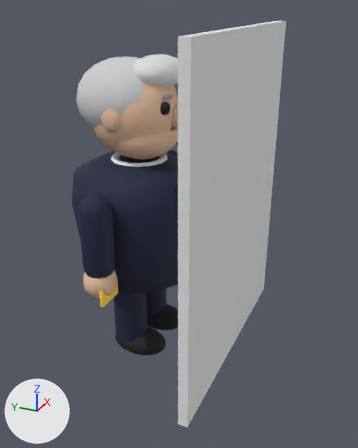
One commit to the glTF model client/public/models/epstein.glb: the scene before it, then after it.
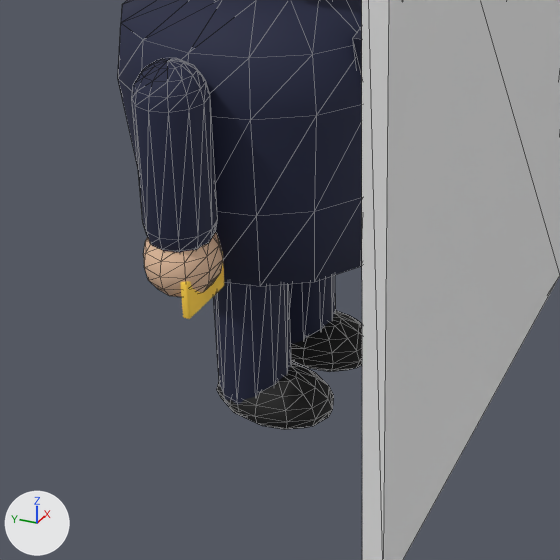
There are two pictures of each version: one whole from a 50 mm camera at (-2.366, -1.329, 2.023) aimed at (0.01, -0.26, 0.835), one close up on the part from 6% to 74% of the width and 38% to 92% of the height. The axes (+X, +Y, +Z) are drawn at lower left. The lights are the same throughout. The older version's two pictures come first. The close-ups show mesh edges as thin lines.

The first close-up shows 'arm_L_c1c2240', 'arm_L_ce8c0a0', 'arm_L_cffd24a', 'leg_L_c151515', 'leg_L_c1c2240', 'leg_R_c151515', 'leg_R_c1c2240', 'sheet', 'spine_c1c2240' and 1 more.
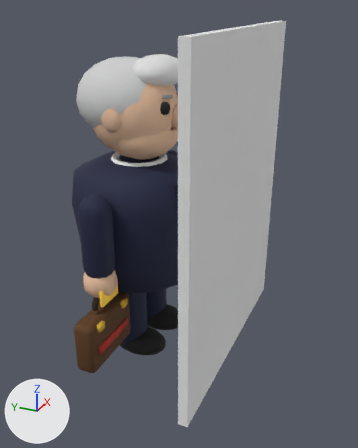
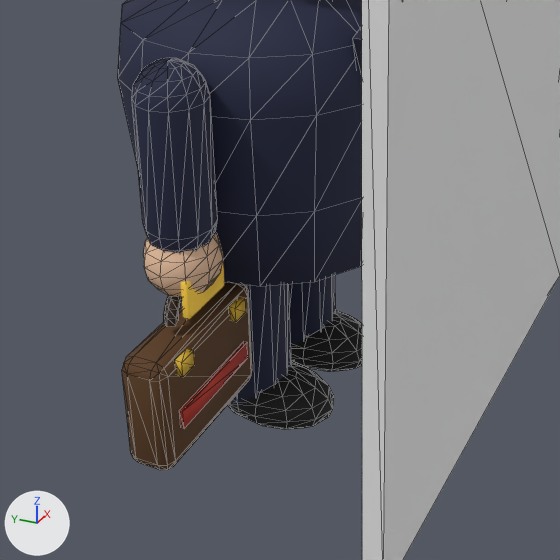
Pixel boxes (x1, y1, x2, y2) of what changed, in the close-ups (560 x 560 px):
```json
{"object": "prop_case_c5a3a1a", "change": "added", "after": [122, 282, 252, 470], "on screen": "brown"}
{"object": "prop_case_cc0392b", "change": "added", "after": [179, 341, 248, 428], "on screen": "red"}
{"object": "prop_case_cd4af37.001", "change": "added", "after": [174, 296, 246, 377]}
{"object": "prop_case_c2a1a0a", "change": "added", "after": [163, 295, 182, 327]}
```

Scene script edits in JSON lines:
```json
{"op": "add", "block": "mat_cd4af37_001", "code": ["mat_cd4af37_001 = principled_material('cd4af37.001')", "mat_cd4af37_001.base_color = (0.658, 0.429, 0.0382)  # yellow #d4af37", "mat_cd4af37_001.roughness = 0.8", "mat_cd4af37_001.emission_color = (0.0331, 0.016, 0.0)  # brown #332200", "mat_cd4af37_001.emission_strength = 1.0"]}
{"op": "add", "block": "mat_cc0392b", "code": ["mat_cc0392b = principled_material('cc0392b')", "mat_cc0392b.base_color = (0.527, 0.0409, 0.0242)  # red #c0392b", "mat_cc0392b.roughness = 0.8"]}
{"op": "add", "block": "mat_c5a3a1a", "code": ["mat_c5a3a1a = principled_material('c5a3a1a')", "mat_c5a3a1a.base_color = (0.102, 0.0423, 0.0103)  # brown #5a3a1a", "mat_c5a3a1a.roughness = 0.8"]}
{"op": "add", "block": "mat_c2a1a0a", "code": ["mat_c2a1a0a = principled_material('c2a1a0a')", "mat_c2a1a0a.base_color = (0.0232, 0.0103, 0.00304)  # black #2a1a0a", "mat_c2a1a0a.roughness = 0.8"]}
{"op": "add", "block": "me_prop_case_cd4af37_001", "code": ["me_prop_case_cd4af37_001 = bpy.data.meshes.new('prop_case_cd4af37.001')", "me_prop_case_cd4af37_001.from_pydata(...)  # a box spanning x -0.585..-0.535, y -0.075..-0.055, z 0.42..0.46; a box spanning x -0.345..-0.295, y -0.075..-0.055, z 0.42..0.46", "me_prop_case_cd4af37_001.materials.append(mat_cd4af37_001)  # yellow #d4af37"]}
{"op": "add", "block": "me_prop_case_cc0392b", "code": ["me_prop_case_cc0392b = bpy.data.meshes.new('prop_case_cc0392b')", "me_prop_case_cc0392b.from_pydata(...)  # a box spanning x -0.59..-0.29, y -0.07..-0.06, z 0.275..0.325", "me_prop_case_cc0392b.materials.append(mat_cc0392b)  # red #c0392b"]}
{"op": "add", "block": "me_prop_case_c5a3a1a", "code": ["me_prop_case_c5a3a1a = bpy.data.meshes.new('prop_case_c5a3a1a')", "me_prop_case_c5a3a1a.from_pydata(...)  # 56 vertices, 108 faces; spans x -0.65..-0.23, y -0.06..0.06, z 0.17..0.47", "me_prop_case_c5a3a1a.materials.append(mat_c5a3a1a)  # brown #5a3a1a"]}
{"op": "add", "block": "me_prop_case_c2a1a0a", "code": ["me_prop_case_c2a1a0a = bpy.data.meshes.new('prop_case_c2a1a0a')", "me_prop_case_c2a1a0a.from_pydata(...)  # 65 vertices, 120 faces; spans x -0.528..-0.352, y -0.017..0.017, z 0.5..0.588", "me_prop_case_c2a1a0a.materials.append(mat_c2a1a0a)  # black #2a1a0a"]}
{"op": "add", "block": "ob_prop_case_cd4af37_001", "code": ["ob_prop_case_cd4af37_001 = bpy.data.objects.new('prop_case_cd4af37.001', me_prop_case_cd4af37_001)", "ob_prop_case_cd4af37_001.location = (0.0, 0.0, 0.0)"]}
{"op": "add", "block": "ob_prop_case_cc0392b", "code": ["ob_prop_case_cc0392b = bpy.data.objects.new('prop_case_cc0392b', me_prop_case_cc0392b)", "ob_prop_case_cc0392b.location = (0.0, 0.0, 0.0)"]}
{"op": "add", "block": "ob_prop_case_c5a3a1a", "code": ["ob_prop_case_c5a3a1a = bpy.data.objects.new('prop_case_c5a3a1a', me_prop_case_c5a3a1a)", "ob_prop_case_c5a3a1a.location = (0.0, 0.0, 0.0)"]}
{"op": "add", "block": "ob_prop_case_c2a1a0a", "code": ["ob_prop_case_c2a1a0a = bpy.data.objects.new('prop_case_c2a1a0a', me_prop_case_c2a1a0a)", "ob_prop_case_c2a1a0a.location = (0.0, 0.0, 0.0)"]}
```
